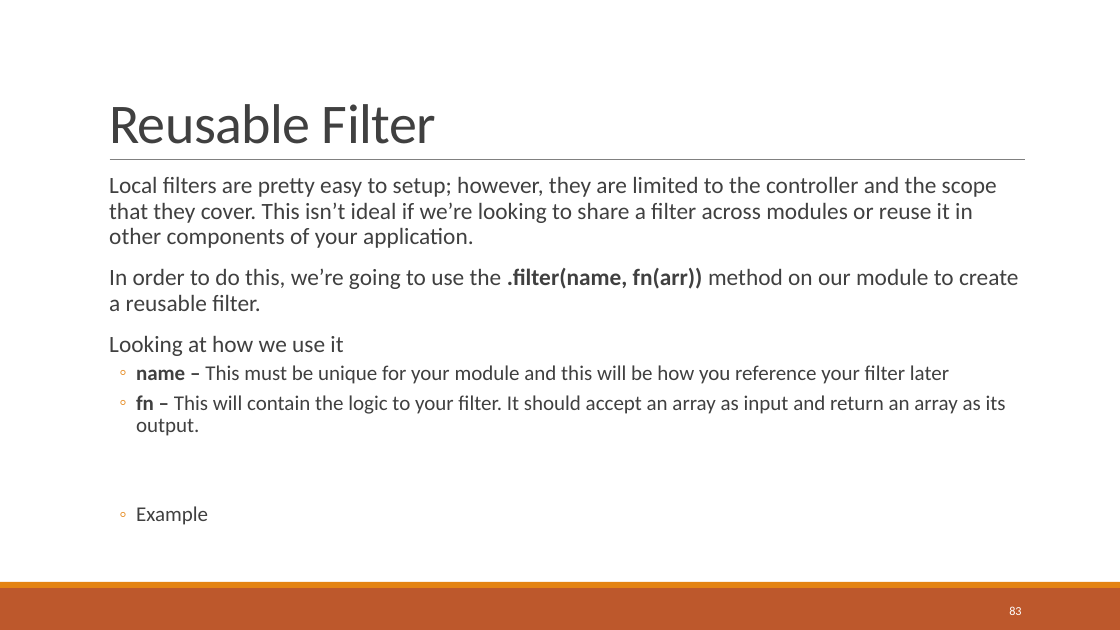
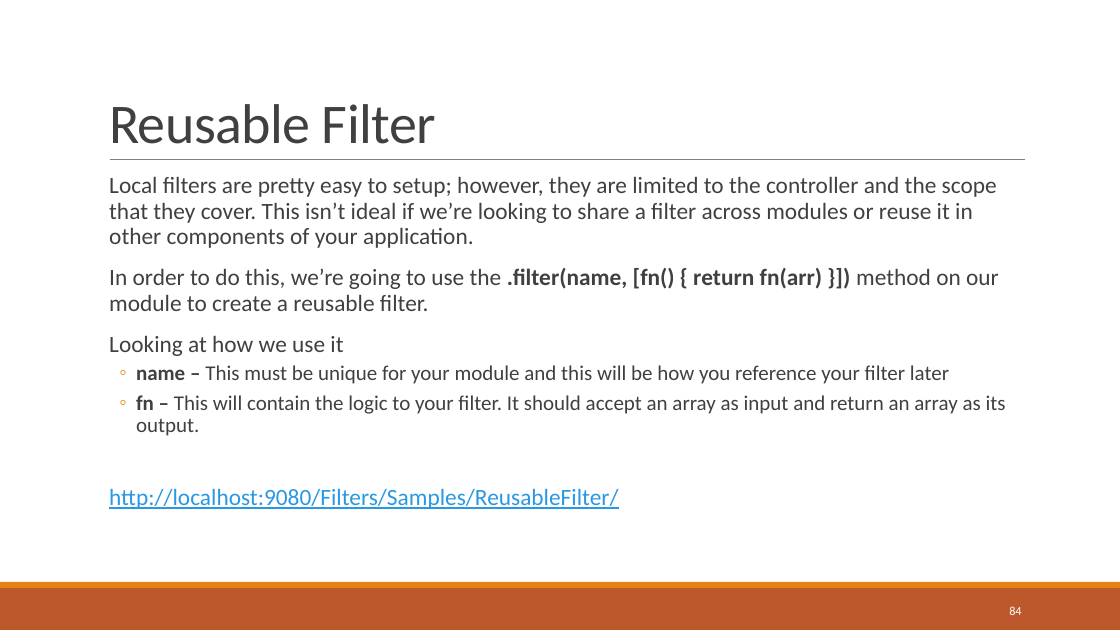
Before and after one commit to sbechtold/angularjs, a slide deck: slide 84 of materials/AngularJS.pptx (slide 83 before the commit). Drawn at 1120x630 pixels with LibreOffice and Linux fonts; fonts in the diff are those of the drawing. Boxes give left, top, right and bottom in pixels: in the first picture for what was removed or moved away, otherwise in the second. Text is boxed around its words. In the diff, an @@ line names an element or a change of style, - is before the commit and + after.

```diff
--- a/materials/AngularJS.pptx
+++ b/materials/AngularJS.pptx
@@ text at bbox=[109, 268, 999, 311]: text changed @@
-  In order to do this, we’re going to use the .filter(name, fn(arr)) method on our module to create a reusable filter.
+  In order to do this, we’re going to use the .filter(name, [fn() { return fn(arr) }]) method on our module to create a reusable filter.
@@ text at bbox=[109, 488, 618, 509]: text changed; size 18 to 20 pt; text colour #404040 to #2998E3 @@
-  ◦ Example
+  http://localhost:9080/Filters/Samples/ReusableFilter/
@@ page number at bbox=[1009, 606, 1021, 615]: text changed @@
-83
+84
```
Also in this commit, not shown: 6 other slides changed, 3 slides added, 2 slides removed, 22 other files.
